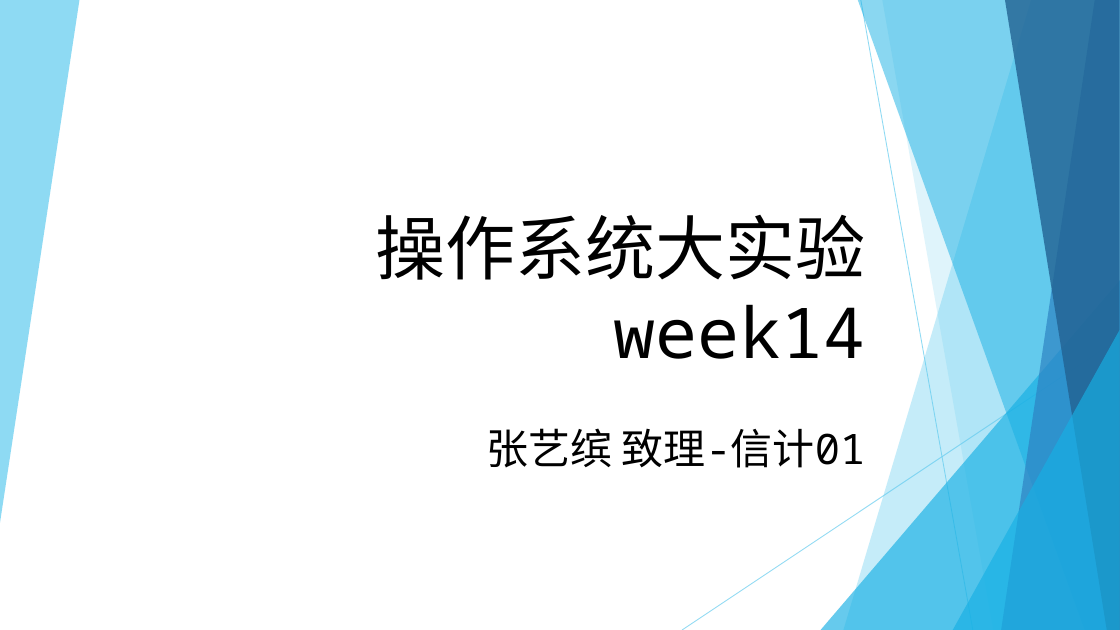
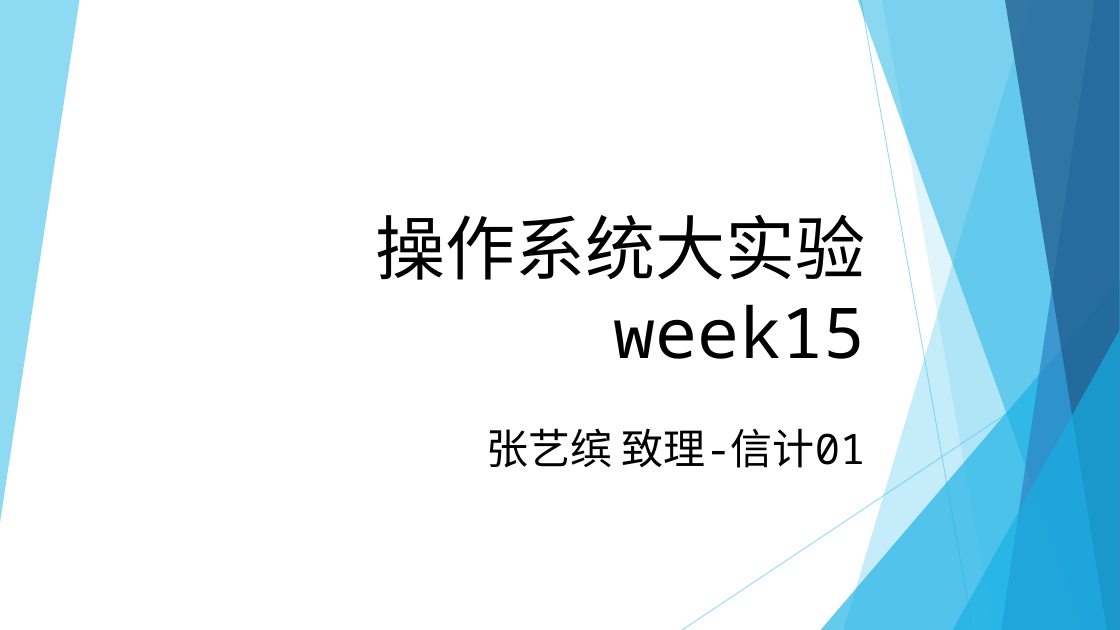
Before and after one commit to rcore-os/mem_malloc_subsystem, a slide deck: slide 1 of slides/week15.pptx. Drawn at 1120x630 pixels with LibreOffice and Linux fonts; fonts in the diff are those of the drawing. Boxes give left, top, right and bottom in pixels: in the first picture for what was removed or moved away, otherwise in the second. Text is boxed around its words. In the diff, an @@ line names an element or a change of style, - is before the commit and + after.

```diff
--- a/slides/week15.pptx
+++ b/slides/week15.pptx
@@ title at [375, 215, 865, 359]: text changed @@
-操作系统大实验 week14
+操作系统大实验 week15
```
